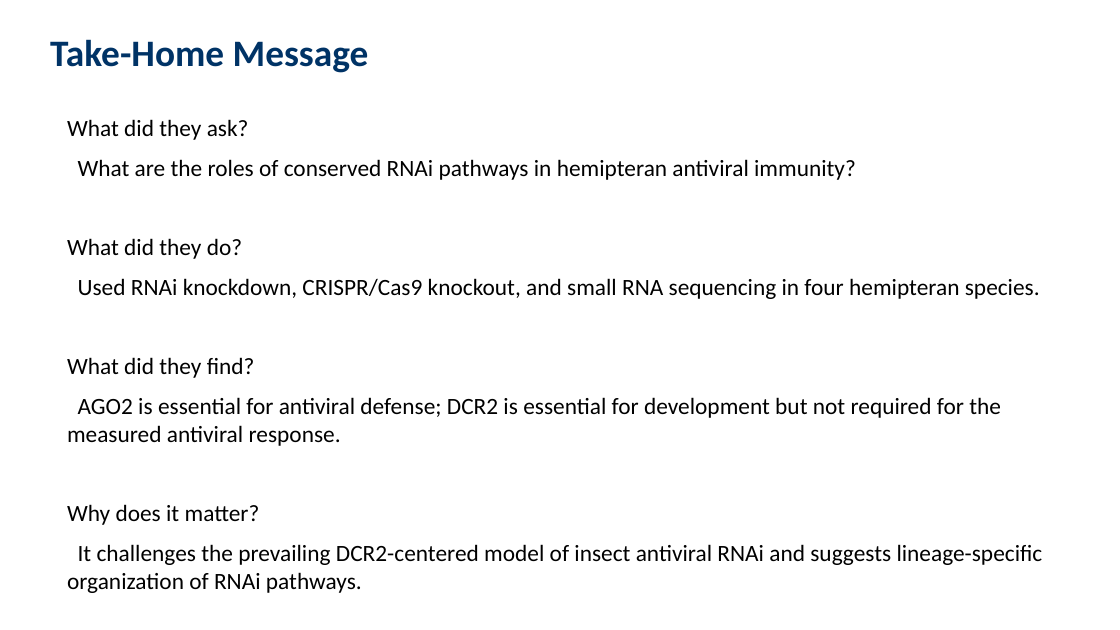
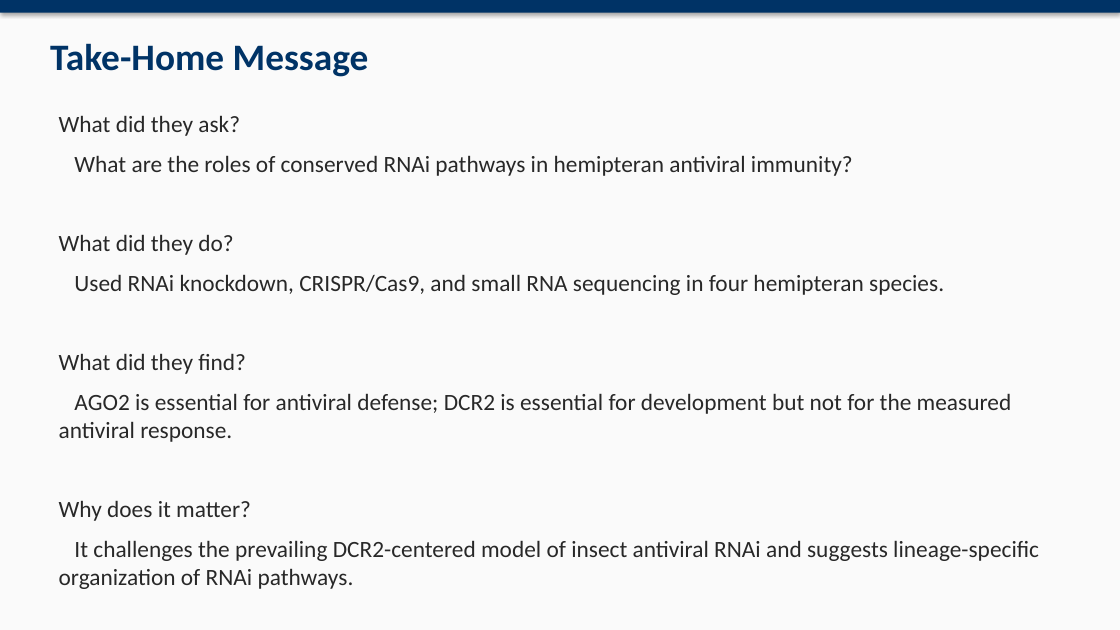
Before and after one commit to David-Mwania/Mwania-Project, a slide deck: slide 16 of Mwania Project/RNAi_Hemiptera_Presentation.pptx (slide 14 before the commit). Drawn at 1120x630 pixels with LibreOffice and Linux fonts; fonts in the diff are those of the drawing. Boxes give left, top, right and bottom in pixels: in the first picture for what was removed or moved away, otherwise in the second. Text is boxed around its words. In the diff, an @@ line names an element or a change of style, - is before the commit and + after.

Commit message:
Improve presentation design and embed paper figures

```diff
--- a/Mwania Project/RNAi_Hemiptera_Presentation.pptx
+++ b/Mwania Project/RNAi_Hemiptera_Presentation.pptx
@@ rectangle added at (x1=0, y1=0, x2=1120, y2=630), fill #FAFAFA @@
@@ rectangle added at (x1=0, y1=0, x2=1120, y2=13), fill #003366 @@
@@ text "Take-Home Message" moved from (x1=50, y1=39, x2=369, y2=73) to (x1=50, y1=43, x2=369, y2=77) @@
@@ text "What did they ask?" moved from (x1=67, y1=119, x2=1043, y2=593) to (x1=59, y1=115, x2=1039, y2=589) @@
@@ text at (x1=59, y1=115, x2=1039, y2=589): text colour #000000 to #282828 in "What did they ask?", "What are the roles of conserved RNAi ...", "What did they do?", "What did they find?" and 2 more places @@
@@ text at (x1=74, y1=274, x2=944, y2=295): text changed; text colour #000000 to #282828 @@
-Used RNAi knockdown, CRISPR/Cas9 knockout, and small RNA sequencing in four hemipteran species.
+Used RNAi knockdown, CRISPR/Cas9, and small RNA sequencing in four hemipteran species.
@@ text at (x1=59, y1=393, x2=1012, y2=442): text changed; text colour #000000 to #282828 @@
-AGO2 is essential for antiviral defense; DCR2 is essential for development but not required for the measured antiviral response.
+AGO2 is essential for antiviral defense; DCR2 is essential for development but not for the measured antiviral response.
```
Also in this commit, not shown: 13 other slides changed, 2 slides added, 1 other file.
